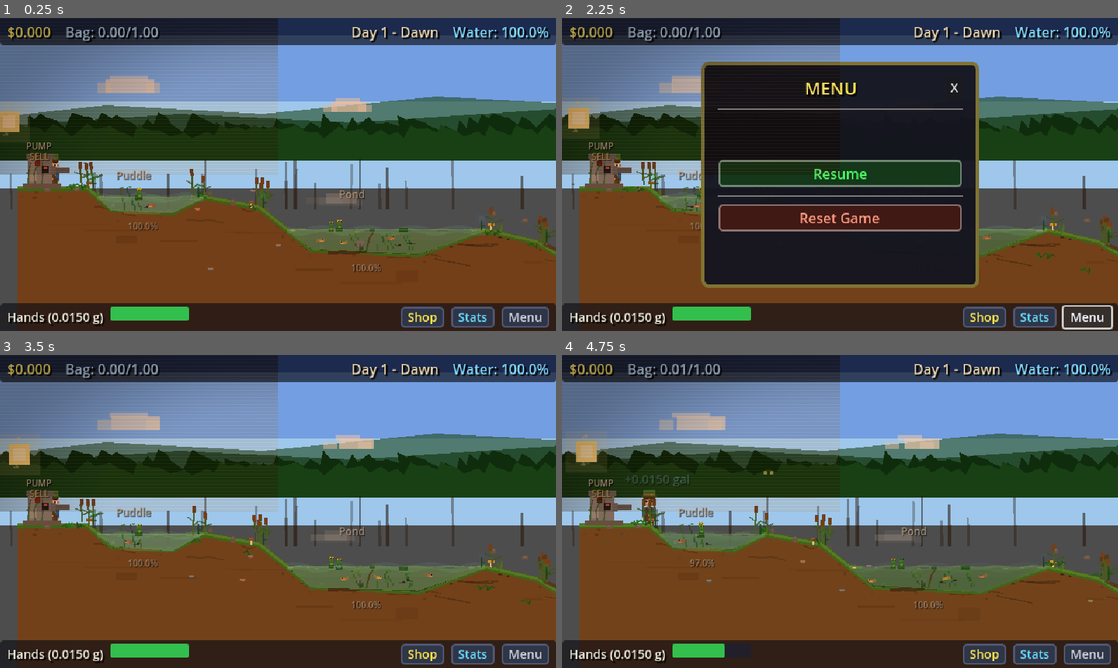
Above: before the commit, frames 1-4 (two rows, left to right).
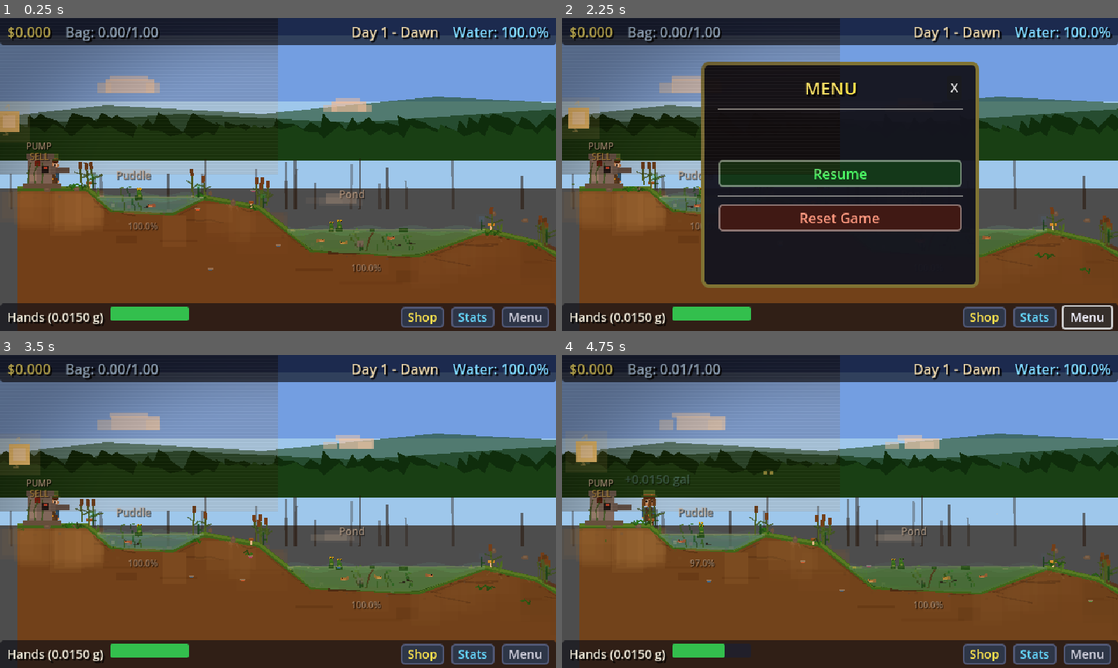
Above: after the commit, the same moments.

Repository: mattmascolo/DrainTheSwamp
Game: Godot game, scene res://scenes/main.tscn
The game is run twice, just before and just after one commit, with the same random seed, the same clock (stepped at 60 frames per second) and the same inputs.
Inputs:
- Up to frame 1 (0.25 s): no input
- Up to frame 2 (2.25 s): click "Shop" at 0.5 s; click "Stats" at 1.25 s; click "Menu" at 2 s
- Up to frame 3 (3.5 s): click "Resume" at 2.75 s
- Up to frame 4 (4.75 s): tap Enter at 3.5 s; hold D (move_right) 3.53-4.25 s; tap Space (scoop) at 3.6 s; click "X" at 4.25 s

The runs differ from the first frame. In frame 1, 0.9% of the frame differs, in the area x 2-90%, y 55-76%; in frame 2, 0.8%; in frame 3, 0.9%; in frame 4, 1.0%.

Commit message:
Fix floating objects, invisible dust, and differentiate pools and terrain
- Fix dust puffs, water drips, speed lines rendering behind terrain (z_index -1 → 2)
- Ground trees/stumps on terrain surface instead of basin floor
- Give each pool distinct water color, wave behavior, foam, and shader params
- Add terrain zone tinting that gradually darkens from left to right
- Add ridge cracks, dry patches, and slope erosion details

Co-Authored-By: Claude Opus 4.6 <noreply@anthropic.com>

Diff:
--- a/scripts/game_world.gd
+++ b/scripts/game_world.gd
@@ -140,28 +140,54 @@
 const WATER_EMPTY_COLOR := Color(0.3, 0.45, 0.32, 0.65)
 const WATER_SURFACE_COLOR := Color(0.35, 0.55, 0.4, 0.6)
 
-# Per-pool water colors
+# Per-pool water colors — distinct identity per pool
 const SWAMP_WATER_COLORS: Array[Color] = [
-	Color(0.22, 0.42, 0.35, 0.85),  # Puddle: clear light blue-green
-	Color(0.18, 0.35, 0.22, 0.90),  # Pond: standard green
-	Color(0.22, 0.30, 0.18, 0.93),  # Marsh: murky olive-brown
-	Color(0.18, 0.22, 0.14, 0.95),  # Bog: dark peaty
-	Color(0.12, 0.20, 0.25, 0.96),  # Deep Swamp: deep dark teal
+	Color(0.30, 0.55, 0.60, 0.70),  # Puddle: crystal clear light aqua
+	Color(0.18, 0.42, 0.22, 0.88),  # Pond: classic pastoral green
+	Color(0.30, 0.28, 0.15, 0.92),  # Marsh: murky brown-olive
+	Color(0.12, 0.10, 0.08, 0.95),  # Bog: dark peaty brown-black
+	Color(0.08, 0.12, 0.20, 0.97),  # Deep Swamp: inky dark blue
 ]
 const SWAMP_WATER_EMPTY_COLORS: Array[Color] = [
-	Color(0.35, 0.52, 0.45, 0.60),
-	Color(0.30, 0.45, 0.32, 0.65),
-	Color(0.32, 0.40, 0.28, 0.68),
-	Color(0.28, 0.32, 0.24, 0.70),
-	Color(0.22, 0.30, 0.35, 0.72),
+	Color(0.45, 0.65, 0.68, 0.45),  # Puddle: pale aqua
+	Color(0.30, 0.52, 0.32, 0.55),  # Pond: faded green
+	Color(0.40, 0.38, 0.25, 0.60),  # Marsh: dried mud
+	Color(0.22, 0.18, 0.14, 0.65),  # Bog: dark peat residue
+	Color(0.15, 0.18, 0.28, 0.68),  # Deep Swamp: dark slate
 ]
 const SWAMP_DEPTH_COLORS: Array[Color] = [
-	Color(0.10, 0.25, 0.18, 0.45),  # Puddle: lighter depth
-	Color(0.08, 0.18, 0.10, 0.60),  # Pond: standard
-	Color(0.10, 0.15, 0.08, 0.65),  # Marsh: olive depth
-	Color(0.08, 0.10, 0.06, 0.70),  # Bog: dark peat depth
-	Color(0.05, 0.10, 0.14, 0.75),  # Deep Swamp: dark teal depth
+	Color(0.15, 0.35, 0.38, 0.40),  # Puddle: light teal depth
+	Color(0.06, 0.22, 0.08, 0.55),  # Pond: forest green depth
+	Color(0.18, 0.14, 0.06, 0.65),  # Marsh: mud brown depth
+	Color(0.05, 0.04, 0.03, 0.75),  # Bog: near-black depth
+	Color(0.03, 0.05, 0.12, 0.80),  # Deep Swamp: dark navy depth
 ]
+# Per-pool shader parameters: [wave_strength, specular, choppiness, turbidity, foam_density]
+const POOL_SHADER_PARAMS: Array[Array] = [
+	[0.5, 0.4, 0.0, 0.0, 0.3],     # Puddle: calm, clear, minimal foam
+	[1.2, 0.3, 0.3, 0.15, 0.8],    # Pond: gentle waves, some sheen
+	[1.5, 0.15, 0.8, 0.5, 1.2],    # Marsh: choppy, murky
+	[1.8, 0.1, 1.2, 0.7, 1.5],     # Bog: rough, opaque
+	[2.5, 0.08, 2.0, 0.85, 2.0],   # Deep Swamp: wild, very murky
+]
+# Per-pool foam colors
+const POOL_FOAM_COLORS: Array[Color] = [
+	Color(0.95, 0.97, 1.0, 0.35),   # Puddle: clean white
+	Color(0.85, 0.92, 0.85, 0.30),  # Pond: green-white
+	Color(0.65, 0.58, 0.42, 0.28),  # Marsh: brownish foam
+	Color(0.45, 0.38, 0.28, 0.25),  # Bog: dark brown foam
+	Color(0.30, 0.35, 0.48, 0.22),  # Deep Swamp: dark bluish foam
+]
+# Per-pool wave params: [amplitude, frequency]
+const POOL_WAVE_PARAMS: Array[Array] = [
+	[0.5, 3.0],   # Puddle: small/fast ripples
+	[1.0, 2.2],   # Pond: moderate
+	[1.6, 1.5],   # Marsh: medium/slower
+	[2.2, 1.1],   # Bog: large/slow
+	[3.0, 0.8],   # Deep Swamp: large/very slow
+]
+# Per-pool bowl depth for rounded basin shape
+const POOL_BOWL_DEPTHS: Array[float] = [1.0, 2.0, 3.0, 4.0, 5.0]
 const GRASS_COLOR := Color(0.25, 0.48, 0.15)
 const GRASS_LIGHT_COLOR := Color(0.35, 0.58, 0.2)
 const ROCK_COLOR := Color(0.42, 0.4, 0.38)
@@ -179,6 +205,7 @@
 	_build_treeline()
 	_build_terrain()
 	_build_terrain_details()
+	_build_terrain_zones()
 	_build_pump_station()
 	_build_water()
 	_build_water_walls()
@@ -512,7 +539,7 @@
 	for rp in rock_positions:
 		_place_rock(rp, randf_range(4, 10), randf_range(4, 8))
 
-	# Dirt specks on terrain surface
+	# Dirt specks on terrain surface (zone-tinted)
 	for i in range(60):
 		var rx: float = randf_range(0, 1920)
 		var ry: float = _get_terrain_y_at(rx)
@@ -520,7 +547,9 @@
 			var speck := ColorRect.new()
 			speck.position = Vector2(rx, ry + randf_range(2, 12))
 			speck.size = Vector2(randf_range(2, 6), randf_range(2, 4))
-			speck.color = GROUND_DARK_COLOR.lerp(GROUND_COLOR, randf_range(0, 1))
+			var base_col: Color = GROUND_DARK_COLOR.lerp(GROUND_COLOR, randf_range(0, 1))
+			var zone_col: Color = ZONE_TINT_COLORS[_get_zone_index(rx)]
+			speck.color = base_col.lerp(zone_col, 0.3)
 			speck.color.a = randf_range(0.3, 0.6)
 			speck.z_index = 0
 			add_child(speck)
@@ -628,6 +657,146 @@
 	hl.color = Color(0.55, 0.53, 0.5, 0.5)
 	hl.z_index = 1
 	add_child(hl)
+
+# Zone palette for terrain: left (sandy) to right (dark)
+const ZONE_TINT_COLORS: Array[Color] = [
+	Color(0.65, 0.55, 0.35, 0.18),  # Zone 0 (Puddle): warm sandy tan
+	Color(0.50, 0.38, 0.22, 0.20),  # Zone 1 (Pond): earthy medium brown
+	Color(0.38, 0.28, 0.14, 0.22),  # Zone 2 (Marsh): dark muddy brown
+	Color(0.25, 0.18, 0.10, 0.25),  # Zone 3 (Bog): very dark peaty brown
+	Color(0.12, 0.10, 0.08, 0.28),  # Zone 4 (Deep Swamp): nearly black
+]
+
+func _get_zone_index(x: float) -> int:
+	# Zone boundaries at midpoints between pools
+	# Pool centers: ~143(Puddle), ~400(Pond), ~755(Marsh), ~1131(Bog), ~1576(Deep Swamp)
+	var zone_boundaries: Array[float] = [270.0, 570.0, 940.0, 1360.0]
+	for i in range(zone_boundaries.size()):
+		if x < zone_boundaries[i]:
+			return i
+	return 4
+
+func _build_terrain_zones() -> void:
+	# Instead of hard-edged zone polygons, scatter many small tinted patches
+	# that get denser near zone centers, creating a smooth gradient across the world.
+	var zone_centers: Array[float] = [135.0, 400.0, 755.0, 1130.0, 1575.0]
+	var zone_radii: Array[float] = [180.0, 200.0, 220.0, 250.0, 280.0]
+
+	for zi in range(5):
+		var center_x: float = zone_centers[zi]
+		var radius: float = zone_radii[zi]
+		var col: Color = ZONE_TINT_COLORS[zi]
+		# Scatter tinted patches across the zone's influence area
+		var patch_count: int = 18
+		for _j in range(patch_count):
+			var px: float = center_x + randf_range(-radius, radius)
+			px = clampf(px, 0.0, 1920.0)
+			var py: float = _get_terrain_y_at(px)
+			if py < 0:
+				continue
+			# Fade alpha based on distance from zone center
+			var dist_frac: float = absf(px - center_x) / radius
+			var alpha: float = col.a * (1.0 - dist_frac * dist_frac)
+			if alpha < 0.02:
+				continue
+			var patch := ColorRect.new()
+			var pw: float = randf_range(24, 60)
+			var ph: float = randf_range(20, 50)
+			patch.position = Vector2(px - pw * 0.5, py + randf_range(0, 6))
+			patch.size = Vector2(pw, ph)
+			patch.color = Color(col.r, col.g, col.b, alpha)
+			patch.z_index = 0
+			add_child(patch)
+
+	# Ridge crack details between pools
+	_build_ridge_details()
+	# Basin slope erosion marks
+	_build_slope_erosion()
+
+func _build_ridge_details() -> void:
+	# Ridges are between pools: indices 4-5, 8-9, 12-13, 16-17 in terrain_points
+	var ridge_indices: Array[int] = [4, 8, 12, 16]
+	for ri in ridge_indices:
+		if ri + 1 >= terrain_points.size():
+			continue
+		var ridge_left: Vector2 = terrain_points[ri]
+		var ridge_right: Vector2 = terrain_points[ri + 1]
+		var ridge_mid_x: float = (ridge_left.x + ridge_right.x) * 0.5
+		var ridge_w: float = ridge_right.x - ridge_left.x
+
+		# 3-5 short cracks on the ridge
+		for _j in range(randi_range(3, 5)):
+			var crack := Line2D.new()
+			crack.width = 1.0
+			crack.default_color = Color(0.58, 0.50, 0.38, randf_range(0.2, 0.4))
+			crack.z_index = 1
+			var cx: float = randf_range(ridge_left.x + 4, ridge_right.x - 4)
+			var cy: float = _get_terrain_y_at(cx)
+			if cy < 0:
+				continue
+			cy += randf_range(1, 4)
+			crack.add_point(Vector2(cx, cy))
+			crack.add_point(Vector2(cx + randf_range(-6, 6), cy + randf_range(3, 8)))
+			add_child(crack)
+
+		# 1-2 dry patches on the ridge
+		for _j in range(randi_range(1, 2)):
+			var dry := ColorRect.new()
+			var dx: float = randf_range(ridge_left.x + 2, ridge_right.x - 8)
+			var dy: float = _get_terrain_y_at(dx)
+			if dy < 0:
+				continue
+			dry.position = Vector2(dx, dy + randf_range(1, 3))
+			dry.size = Vector2(randf_range(6, 14), randf_range(3, 5))
+			dry.color = Color(0.58, 0.48, 0.32, randf_range(0.15, 0.25))
+			dry.z_index = 1
+			add_child(dry)
+
+func _build_slope_erosion() -> void:
+	for i in range(SWAMP_COUNT):
+		var geo: Dictionary = _get_swamp_geometry(i)
+		var entry_top: Vector2 = geo["entry_top"]
+		var basin_left: Vector2 = geo["basin_left"]
+		var basin_right: Vector2 = geo["basin_right"]
+		var exit_top: Vector2 = geo["exit_top"]
+
+		# Entry slope erosion grooves
+		for _j in range(randi_range(2, 3)):
+			var erosion := Line2D.new()
+			erosion.width = 1.0
+			erosion.default_color = Color(0.30, 0.20, 0.10, randf_range(0.2, 0.35))
+			erosion.z_index = 1
+			var offset: float = randf_range(3, 8)
+			var t1: float = randf_range(0.1, 0.3)
+			var t2: float = randf_range(0.7, 0.9)
+			erosion.add_point(Vector2(
+				lerpf(entry_top.x, basin_left.x, t1),
+				lerpf(entry_top.y, basin_left.y, t1) + offset
+			))
+			erosion.add_point(Vector2(
+				lerpf(entry_top.x, basin_left.x, t2),
+				lerpf(entry_top.y, basin_left.y, t2) + offset
+			))
+			add_child(erosion)
+
+		# Exit slope erosion grooves
+		for _j in range(randi_range(2, 3)):
+			var erosion := Line2D.new()
+			erosion.width = 1.0
+			erosion.default_color = Color(0.30, 0.20, 0.10, randf_range(0.2, 0.35))
+			erosion.z_index = 1
+			var offset: float = randf_range(3, 8)
+			var t1: float = randf_range(0.1, 0.3)
+			var t2: float = randf_range(0.7, 0.9)
+			erosion.add_point(Vector2(
+				lerpf(basin_right.x, exit_top.x, t1),
+				lerpf(basin_right.y, exit_top.y, t1) + offset
+			))
+			erosion.add_point(Vector2(
+				lerpf(basin_right.x, exit_top.x, t2),
+				lerpf(basin_right.y, exit_top.y, t2) + offset
+			))
+			add_child(erosion)
 
 func _build_vegetation() -> void:
 	# Cattails near water edges
@@ -1116,8 +1285,9 @@
 			foam_strength = (t - 0.8) / 0.2
 		var wave_offset: float = sin(wave_time * 3.0 + px * 0.3) * 0.8 * foam_strength
 		line.add_point(Vector2(px, water_y - 0.5 + wave_offset))
-	var alpha: float = lerpf(0.15, 0.35, (sin(wave_time * 1.2) + 1.0) * 0.5)
-	line.default_color = Color(0.85, 0.92, 0.88, alpha)
+	var base_foam: Color = POOL_FOAM_COLORS[swamp_index]
+	var alpha: float = lerpf(base_foam.a * 0.5, base_foam.a, (sin(wave_time * 1.2) + 1.0) * 0.5)
+	line.default_color = Color(base_foam.r, base_foam.g, base_foam.b, alpha)
 
 # --- Fog Patches Near Swamps ---
 func _build_fog_patches() -> void:
@@ -1892,17 +2062,20 @@
 		var sx: float = bl.x + bw * (0.25 + j * 0.45) + randf_range(-8, 8)
 		var sw: float = randf_range(8, 14)
 		var sh: float = randf_range(10, 18)
+		var stump_base_y: float = _get_terrain_y_at(sx)
+		if stump_base_y < 0 or stump_base_y < basin_y:
+			stump_base_y = basin_y
 		stump.polygon = PackedVector2Array([
-			Vector2(sx - sw * 0.5, basin_y),
-			Vector2(sx - sw * 0.35, basin_y - sh),
-			Vector2(sx + sw * 0.35, basin_y - sh),
-			Vector2(sx + sw * 0.5, basin_y),
+			Vector2(sx - sw * 0.5, stump_base_y),
+			Vector2(sx - sw * 0.35, stump_base_y - sh),
+			Vector2(sx + sw * 0.35, stump_base_y - sh),
+			Vector2(sx + sw * 0.5, stump_base_y),
 		])
 		add_child(stump)
 		# Moss patch on stump top
 		var moss := ColorRect.new()
 		moss.size = Vector2(sw * 0.5, 3)
-		moss.position = Vector2(sx - sw * 0.25, basin_y - sh - 1)
+		moss.position = Vector2(sx - sw * 0.25, stump_base_y - sh - 1)
 		moss.color = Color(0.22, 0.45, 0.15, 0.6)
 		moss.z_index = 2
 		add_child(moss)
@@ -1924,20 +2097,27 @@
 
 # Deep Swamp: dead trees, hanging moss, extra glow
 func _build_deep_swamp_features(bl: Vector2, br: Vector2, _et: Vector2, _xt: Vector2, bw: float, basin_y: float) -> void:
-	# Dead trees rising from basin
+	# Dead trees on terrain edges near pool
 	for j in range(2):
-		var tx: float = bl.x + bw * (0.2 + j * 0.55) + randf_range(-10, 10)
-		var tree_h: float = randf_range(60, 85)
+		var tx: float
+		if j == 0:
+			tx = bl.x - randf_range(8, 25)
+		else:
+			tx = br.x + randf_range(8, 25)
+		var base_y: float = _get_terrain_y_at(tx)
+		if base_y < 0:
+			base_y = basin_y
+		var tree_h: float = randf_range(25, 45)
 		# Trunk
 		var trunk := Line2D.new()
 		trunk.width = 4.0
 		trunk.default_color = Color(0.22, 0.15, 0.08, 0.85)
 		trunk.z_index = 4
-		trunk.add_point(Vector2(tx, basin_y))
-		trunk.add_point(Vector2(tx + randf_range(-3, 3), basin_y - tree_h))
+		trunk.add_point(Vector2(tx, base_y))
+		trunk.add_point(Vector2(tx + randf_range(-3, 3), base_y - tree_h))
 		add_child(trunk)
 		var top_x: float = tx + randf_range(-3, 3)
-		var top_y: float = basin_y - tree_h
+		var top_y: float = base_y - tree_h
 		# Bare branches
 		for k in range(randi_range(3, 5)):
 			var br_line := Line2D.new()
@@ -2008,6 +2188,11 @@
 		wp.z_index = 2
 		var wmat := ShaderMaterial.new()
 		wmat.shader = WATER_SHADER
+		wmat.set_shader_parameter("wave_strength", POOL_SHADER_PARAMS[i][0])
+		wmat.set_shader_parameter("specular_intensity", POOL_SHADER_PARAMS[i][1])
+		wmat.set_shader_parameter("choppiness", POOL_SHADER_PARAMS[i][2])
+		wmat.set_shader_parameter("turbidity", POOL_SHADER_PARAMS[i][3])
+		wmat.set_shader_parameter("foam_density", POOL_SHADER_PARAMS[i][4])
 		wp.material = wmat
 		add_child(wp)
 		water_polygons.append(wp)
@@ -2057,15 +2242,43 @@
 	var right_x: float = _lerp_x_at_y(basin_right, exit_top, water_y)
 
 	var points := PackedVector2Array()
+	var uvs := PackedVector2Array()
+	var bowl_depth: float = POOL_BOWL_DEPTHS[swamp_index]
+
+	# Top-left corner
 	points.append(Vector2(left_x, water_y))
+	uvs.append(Vector2(0, 0))
+
+	# Left basin point
 	points.append(Vector2(basin_left.x, basin_left.y))
+
+	# 3 intermediate bowl points along basin floor
+	var basin_floor_y: float = lerpf(basin_left.y, basin_right.y, 0.5)
+	for bi in range(3):
+		var bt: float = (float(bi) + 1.0) / 4.0
+		var bx: float = lerpf(basin_left.x, basin_right.x, bt)
+		var by: float = lerpf(basin_left.y, basin_right.y, bt) + sin(bt * PI) * bowl_depth
+		points.append(Vector2(bx, by))
+
+	# Right basin point
 	points.append(Vector2(basin_right.x, basin_right.y))
+
+	# Top-right corner
 	points.append(Vector2(right_x, water_y))
 
+	# Generate UVs based on normalized positions
+	var min_y: float = water_y
+	var max_y: float = basin_floor_y + bowl_depth
+	var y_range: float = maxf(max_y - min_y, 1.0)
+	uvs.clear()
+	var total_pts: int = points.size()
+	for pi in range(total_pts):
+		var ux: float = float(pi) / float(total_pts - 1)
+		var uy: float = clampf((points[pi].y - min_y) / y_range, 0.0, 1.0)
+		uvs.append(Vector2(ux, uy))
+
 	water_polygons[swamp_index].polygon = points
-	water_polygons[swamp_index].uv = PackedVector2Array([
-		Vector2(0, 0), Vector2(0, 1), Vector2(1, 1), Vector2(1, 0)
-	])
+	water_polygons[swamp_index].uv = uvs
 
 	# Tint water based on fill using per-pool colors
 	var col: Color = SWAMP_WATER_COLORS[swamp_index].lerp(SWAMP_WATER_EMPTY_COLORS[swamp_index], 1.0 - fill)
@@ -2079,10 +2292,12 @@
 	line.clear_points()
 	var segments: int = int((right_x - left_x) / 6.0)
 	segments = maxi(segments, 4)
+	var wave_amp: float = POOL_WAVE_PARAMS[swamp_index][0]
+	var wave_freq: float = POOL_WAVE_PARAMS[swamp_index][1]
 	for i in range(segments + 1):
 		var t: float = float(i) / float(segments)
 		var px: float = lerpf(left_x, right_x, t)
-		var wave_offset: float = sin(wave_time * 2.0 + px * 0.15) * 1.6
+		var wave_offset: float = sin(wave_time * wave_freq + px * 0.15) * wave_amp
 		line.add_point(Vector2(px, water_y + wave_offset))
 	# Update water edge glow
 	if swamp_index < water_glow_lines.size():
@@ -3204,7 +3419,9 @@
 			last_drain_thresholds[i] = fill_now
 			var geo: Dictionary = _get_swamp_geometry(i)
 			var bx: float = randf_range(geo["basin_left"].x - 15, geo["basin_right"].x + 15)
-			var by: float = geo["basin_left"].y + randf_range(-3, 3)
+			var by: float = _get_terrain_y_at(bx)
+			if by < 0:
+				by = geo["basin_left"].y
 			if grown_plants.size() < 80:
 				_spawn_drain_plant(bx, by)
 
--- a/scripts/player/player.gd
+++ b/scripts/player/player.gd
@@ -189,7 +189,7 @@
 			drip.size = Vector2(1, 2)
 			drip.color = Color(0.3, 0.55, 0.8, 0.6)
 			drip.position = Vector2(randf_range(-3, 3), 0)
-			drip.z_index = -1
+			drip.z_index = 2
 			add_child(drip)
 			var dtw := create_tween()
 			dtw.tween_property(drip, "position:y", 4.0, 0.4)
@@ -590,20 +590,20 @@
 			near_swamp_index = -1
 
 func _spawn_dust_puff(foot_x: float) -> void:
-	var sizes: Array[Vector2] = [Vector2(4, 3), Vector2(3, 3), Vector2(5, 3)]
+	var sizes: Array[Vector2] = [Vector2(6, 5), Vector2(5, 5), Vector2(7, 4)]
 	for i in range(3):
 		var puff := ColorRect.new()
 		puff.size = sizes[i]
 		var r_var: float = randf_range(-0.05, 0.05)
-		puff.color = Color(0.55 + r_var, 0.45 + r_var, 0.3 + r_var, 0.5)
+		puff.color = Color(0.72 + r_var, 0.64 + r_var, 0.50 + r_var, 0.65)
 		puff.position = Vector2(foot_x + randf_range(-2, 2), -2 + randf_range(-1, 1))
-		puff.z_index = -1
+		puff.z_index = 2
 		add_child(puff)
 
 		var tw := create_tween()
 		tw.set_parallel(true)
-		tw.tween_property(puff, "size", puff.size + Vector2(2, 2), 0.5)
-		tw.tween_property(puff, "position", puff.position + Vector2(randf_range(-4, 4), randf_range(-8, -4)), 0.6)
+		tw.tween_property(puff, "size", puff.size + Vector2(4, 3), 0.5)
+		tw.tween_property(puff, "position", puff.position + Vector2(randf_range(-4, 4), randf_range(-12, -5)), 0.6)
 		tw.tween_property(puff, "modulate:a", 0.0, 0.6)
 		tw.set_parallel(false)
 		tw.tween_callback(puff.queue_free)
@@ -614,7 +614,7 @@
 	var dir_offset: float = -12.0 if facing_right else 12.0
 	line.position = Vector2(dir_offset + randf_range(-4, 4), randf_range(-20, 4))
 	line.color = Color(1.0, 1.0, 1.0, 0.25)
-	line.z_index = -1
+	line.z_index = 2
 	add_child(line)
 	var tw := create_tween()
 	tw.tween_property(line, "modulate:a", 0.0, 0.15)
--- a/shaders/water.gdshader
+++ b/shaders/water.gdshader
@@ -3,10 +3,15 @@
 uniform float time = 0.0;
 uniform float wave_strength : hint_range(0.0, 4.0) = 1.5;
 uniform float specular_intensity : hint_range(0.0, 1.0) = 0.25;
+uniform float choppiness : hint_range(0.0, 3.0) = 0.0;
+uniform float turbidity : hint_range(0.0, 1.0) = 0.0;
+uniform float foam_density : hint_range(0.0, 2.0) = 1.0;
 
 void vertex() {
 	VERTEX.y += sin(VERTEX.x * 0.12 + time * 2.0) * wave_strength;
 	VERTEX.x += cos(VERTEX.y * 0.18 + time * 1.4) * wave_strength * 0.25;
+	// Secondary high-freq choppiness wave
+	VERTEX.y += sin(VERTEX.x * 0.35 + time * 3.5) * choppiness * 0.6;
 }
 
 void fragment() {
@@ -21,17 +26,17 @@
 
 	// Edge foam at water surface (UV.y near 0)
 	float foam_noise = sin(UV.x * 20.0 + time * 3.0) * 0.5 + 0.5;
-	float foam = smoothstep(0.12, 0.0, UV.y) * 0.2 * (0.6 + foam_noise * 0.4);
+	float foam = smoothstep(0.12, 0.0, UV.y) * 0.2 * (0.6 + foam_noise * 0.4) * foam_density;
 	col.rgb += vec3(foam);
 
-	// Subtle depth darkening
-	float depth = smoothstep(0.5, 1.0, UV.y) * 0.12;
+	// Subtle depth darkening (increased by turbidity)
+	float depth = smoothstep(0.5, 1.0, UV.y) * (0.12 + turbidity * 0.15);
 	col.rgb -= vec3(depth);
 
-	// Subtle caustic pattern underwater
+	// Subtle caustic pattern underwater (dampened by turbidity)
 	float caustic1 = sin(UV.x * 15.0 + UV.y * 8.0 + time * 1.5);
 	float caustic2 = sin(UV.x * 12.0 - UV.y * 10.0 + time * 1.1);
-	float caustic = pow(max(0.0, caustic1 * caustic2), 2.0) * 0.08;
+	float caustic = pow(max(0.0, caustic1 * caustic2), 2.0) * 0.08 * (1.0 - turbidity * 0.8);
 	caustic *= smoothstep(0.1, 0.4, UV.y); // Only below surface
 	col.rgb += vec3(caustic * 0.5, caustic, caustic * 0.7);
 
